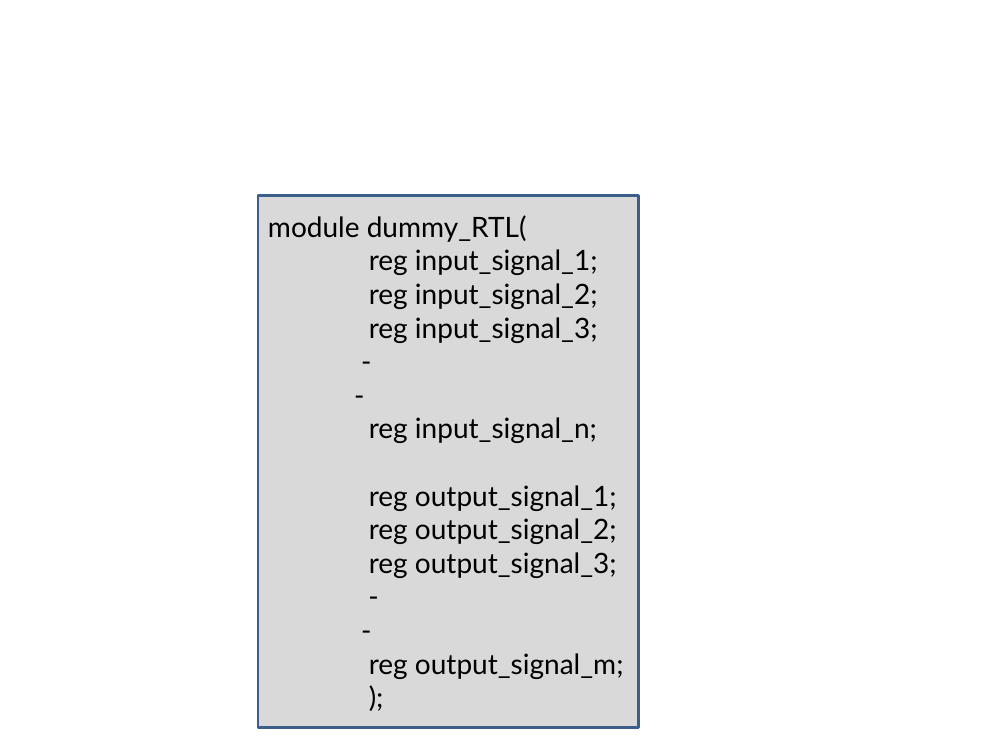
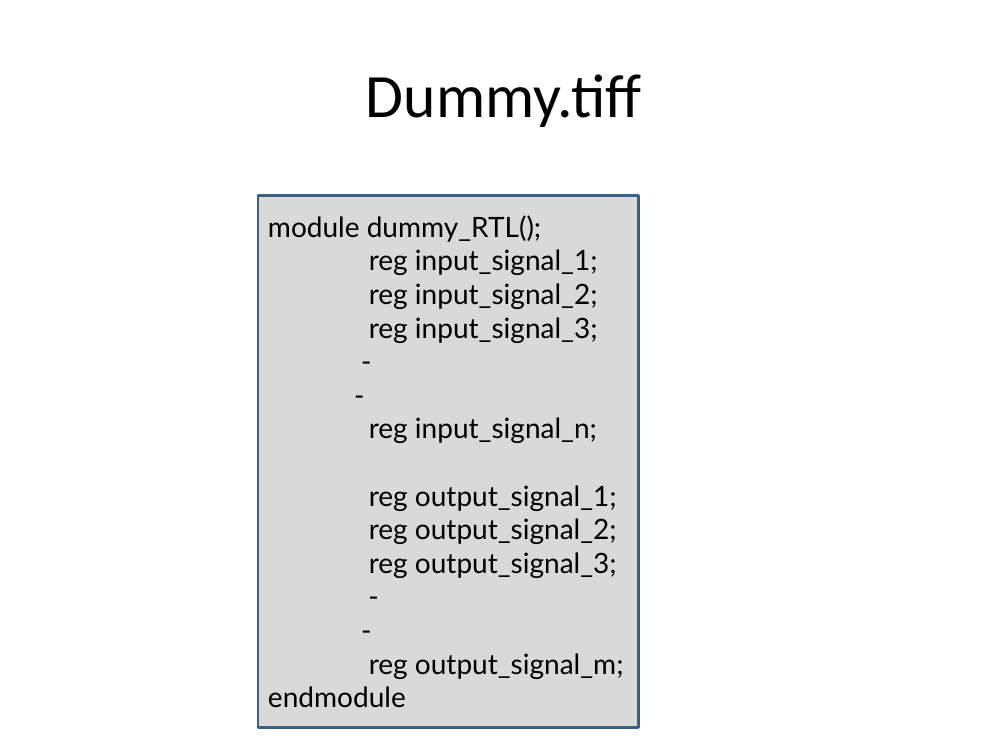
Before and after one commit to miramohan/thesis_first, a slide deck: slide 20 of pptFigures.pptx. Drawn at 1008x756 pixels with LibreOffice and Linux fonts; fonts in the diff are those of the drawing. Boxes give left, top, right and bottom in pixels: in the first picture for what was removed or moved away, otherwise in the second. Text is boxed around its words. In the diff, an @@ line names an element or a change of style, - is before the commit and + after.

```diff
--- a/pptFigures.pptx
+++ b/pptFigures.pptx
@@ title added at (366,74,642,127), 44 pt, text #000000 @@
+Dummy.tiff
@@ text in rectangle at (268,215,541,242): text changed @@
-module dummy_RTL(
+module dummy_RTL();
@@ text in rectangle at (268,686,406,708): text changed @@
-);
+endmodule
```
Also in this commit, not shown: 10 other slides changed, 3 other files.
